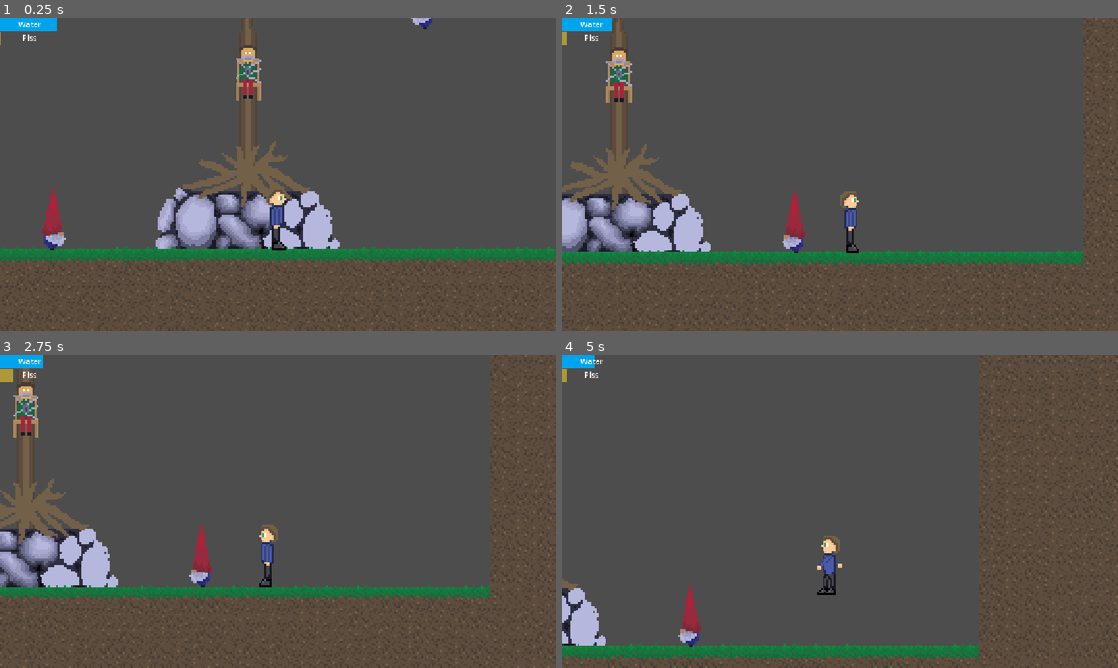
Above: before the commit, frames 1-4 (two rows, left to right).
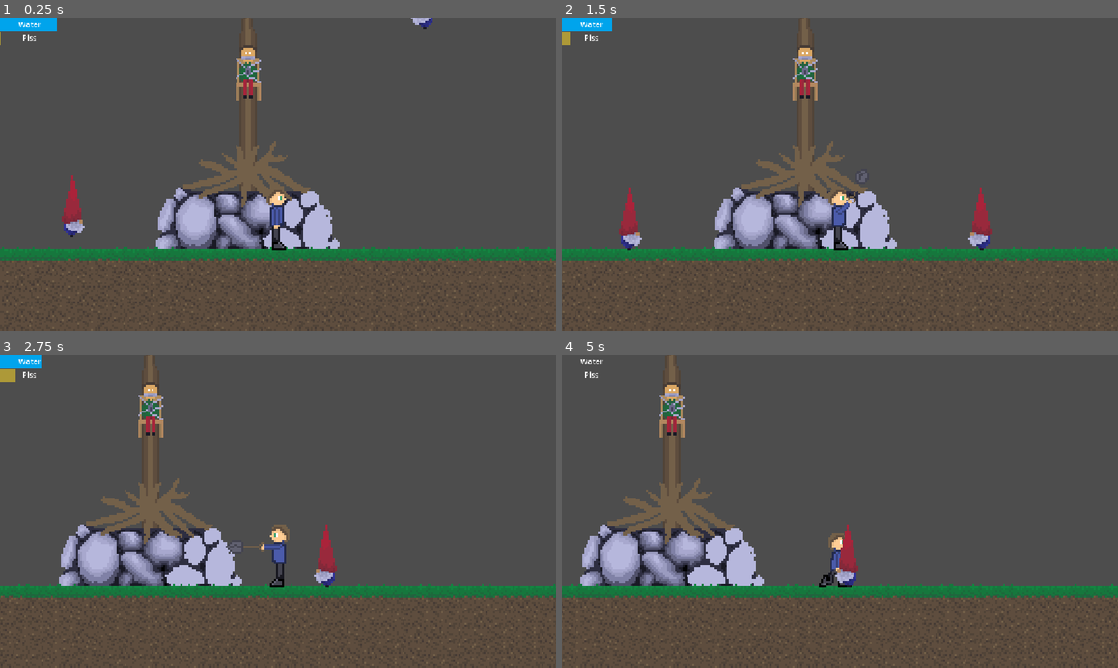
Above: after the commit, the same moments.

Repository: MyNameIs3rik/gnomes-piss-me-off
Game: Godot game, scene res://scenes/wolrd/wolrd.tscn
The game is run twice, just before and just after one commit, with the same random seed, the same clock (stepped at 60 frames per second) and the same inputs.
Inputs (mouse positions are in pixels of both pictures, inside the frame that each line leads up to):
- Up to frame 1 (0.25 s): no input
- Up to frame 2 (1.5 s): move the mouse to (962, 158) at 0.52 s; hold D (Right) from 0.53 s (still down); click (962, 158) at 0.6 s; tap W (Up) at 0.77 s; move the mouse to (728, 190) at 1.27 s; tap Q (Piss) at 1.35 s
- Up to frame 3 (2.75 s): tap W (Up) at 1.52 s; click (166, 527) at 1.55 s; move the mouse to (333, 442) at 2.02 s; release D (Right) at 2.03 s; hold A (Left) from 2.03 s (still down); click (333, 442) at 2.1 s
- Up to frame 4 (5 s): move the mouse to (812, 574) at 2.77 s; release A (Left) at 2.78 s; hold D (Right) 2.78-4.28 s; click (812, 574) at 2.85 s; tap W (Up) at 3.02, 3.77, 4.52 s; move the mouse to (1006, 558) at 3.52 s; hold Q (Piss) 3.53-4.28 s; click (1006, 558) at 3.8 s; move the mouse to (673, 464) at 4.27 s; hold A (Left) from 4.28 s (still down); click (673, 464) at 4.35 s

The runs differ from the first frame. In frame 1, 0.9% of the frame differs, in the area x 7-16%, y 50-75%; in frame 2, 17%; in frame 3, 14%; in frame 4, 18%, in the area x 0-100%, y 0-100%.

Commit message:
added attack death respawn dmg animations
lol

Diff:
--- a/project.godot
+++ b/project.godot
@@ -22,7 +22,7 @@
 
 [input]
 
-LeftClick={
+Attack={
 "deadzone": 0.2,
 "events": [Object(InputEventMouseButton,"resource_local_to_scene":false,"resource_name":"","device":-1,"window_id":0,"a …(258 unchanged characters)…
 ]
--- /dev/null
+++ b/scenes/enemies/dmg_zone.gd
@@ -0,0 +1 @@
+extends Area2D
--- /dev/null
+++ b/scenes/enemies/dmg_zone.tscn
@@ -0,0 +1,11 @@
+[gd_scene format=3 uid="uid://be2bjidr7wiaf"]
+
+[ext_resource type="Script" uid="uid://c2l1ifk1rfhsg" path="res://scripts/enemies/dmg_zone.gd" id="1_isvs3"]
+
+[node name="Dmg_zone" type="Area2D" unique_id=514750065]
+collision_mask = 2
+script = ExtResource("1_isvs3")
+
+[node name="Timer" type="Timer" parent="." unique_id=864628723]
+
+[connection signal="body_entered" from="." to="." method="_on_body_entered"]
--- a/scenes/player/player.tscn
+++ b/scenes/player/player.tscn
@@ -1,14 +1,48 @@
 [gd_scene format=3 uid="uid://dk4umbo2ls6hk"]
 
 [ext_resource type="Script" uid="uid://bapq5gnxch2uu" path="res://scripts/player/player.gd" id="1_dovo2"]
+[ext_resource type="Texture2D" uid="uid://bv65tb37yw8et" path="res://assets/player/attack_11.png" id="2_fm80t"]
 [ext_resource type="Texture2D" uid="uid://y7au354fq2ww" path="res://assets/player/Player1.png" id="2_lvxji"]
+[ext_resource type="Texture2D" uid="uid://dd53kfvp6v2q3" path="res://assets/player/death_1.png" id="2_qek5x"]
+[ext_resource type="Texture2D" uid="uid://boh3twgvlwxcq" path="res://assets/player/death_2.png" id="3_5gtgg"]
 [ext_resource type="Texture2D" uid="uid://iqqjysua8ggu" path="res://assets/player/player_idle1.png" id="3_75vfm"]
+[ext_resource type="Texture2D" uid="uid://cvcd6n5mnox1x" path="res://assets/player/attack_22.png" id="3_gx1jg"]
 [ext_resource type="Texture2D" uid="uid://dlucvs2q4bx8l" path="res://assets/player/Player_walkf.png" id="3_p47bc"]
 [ext_resource type="Texture2D" uid="uid://cwjl1yy13jnf0" path="res://assets/player/player_spray.png" id="4_0owmy"]
 [ext_resource type="Texture2D" uid="uid://cs7f0g2powsag" path="res://assets/player/Player_walk_left-right.png" id="4_75vfm"]
+[ext_resource type="Texture2D" uid="uid://cxo32ok5xhq2w" path="res://assets/player/resp_2.png" id="5_h17s1"]
+[ext_resource type="Texture2D" uid="uid://dw6cfj4q0nlog" path="res://assets/player/resp_1.png" id="7_5gtgg"]
 
 [sub_resource type="SpriteFrames" id="SpriteFrames_g4v7s"]
 animations = [{
+"frames": [{
+"duration": 1.0,
+"texture": ExtResource("2_fm80t")
+}, {
+"duration": 1.0,
+"texture": ExtResource("3_gx1jg")
+}],
+"loop": 1,
+"name": &"attack",
+"speed": 5.0
+}, {
+"frames": [{
+"duration": 1.0,
+"texture": ExtResource("2_qek5x")
+}, {
+"duration": 1.0,
+"texture": ExtResource("3_5gtgg")
+}, {
+"duration": 1.0,
+"texture": ExtResource("7_5gtgg")
+}, {
+"duration": 1.0,
+"texture": ExtResource("5_h17s1")
+}],
+"loop": 0,
+"name": &"death",
+"speed": 2.0
+}, {
 "frames": [{
 "duration": 1.0,
 "texture": ExtResource("2_lvxji")
@@ -54,14 +88,19 @@
 
 [node name="Player" type="CharacterBody2D" unique_id=1665968398]
 collision_layer = 2
+collision_mask = 3
 floor_snap_length = 2.0
 script = ExtResource("1_dovo2")
 
 [node name="animation" type="AnimatedSprite2D" parent="." unique_id=2012316314]
 sprite_frames = SubResource("SpriteFrames_g4v7s")
-animation = &"pee"
+animation = &"attack"
 autoplay = "idle"
 
 [node name="CollisionShape2D" type="CollisionShape2D" parent="." unique_id=1054483101]
 position = Vector2(-0.5, 1)
 shape = SubResource("RectangleShape2D_2auwi")
+
+[node name="Timer" type="Timer" parent="." unique_id=1787137524]
+
+[node name="attack_timer" type="Timer" parent="." unique_id=573923]
--- a/scenes/wolrd/wolrd.tscn
+++ b/scenes/wolrd/wolrd.tscn
@@ -8,6 +8,7 @@
 [ext_resource type="Texture2D" uid="uid://x2edlp1e8oal" path="res://assets/world/friend.png" id="3_bqo2r"]
 [ext_resource type="PackedScene" uid="uid://bxp5adu5vxsyj" path="res://scenes/enemies/gnome.tscn" id="3_tjstc"]
 [ext_resource type="Script" uid="uid://ld8h65kh2pj4" path="res://scripts/player/bars.gd" id="8_h4w6o"]
+[ext_resource type="PackedScene" uid="uid://be2bjidr7wiaf" path="res://scenes/enemies/dmg_zone.tscn" id="9_bqo2r"]
 
 [sub_resource type="TileSetAtlasSource" id="TileSetAtlasSource_dr87f"]
 texture = ExtResource("1_8x47l")
@@ -41,6 +42,9 @@
 physics_layer_0/collision_mask = 0
 sources/0 = SubResource("TileSetAtlasSource_dr87f")
 sources/1 = SubResource("TileSetAtlasSource_tjstc")
+
+[sub_resource type="RectangleShape2D" id="RectangleShape2D_g4v7s"]
+size = Vector2(8, 25)
 
 [sub_resource type="StyleBoxFlat" id="StyleBoxFlat_g4v7s"]
 draw_center = false
@@ -90,11 +94,31 @@
 position_smoothing_speed = 8.0
 
 [node name="Gnome" parent="." unique_id=1972237894 instance=ExtResource("3_tjstc")]
-position = Vector2(-101, 27)
+position = Vector2(-91, 17)
+
+[node name="Dmg_zone" parent="Gnome" unique_id=514750065 instance=ExtResource("9_bqo2r")]
+position = Vector2(193, -14)
+rotation = -3.1415925
+scale = Vector2(1, -1)
+collision_layer = 3
+
+[node name="CollisionShape2D" type="CollisionShape2D" parent="Gnome/Dmg_zone" unique_id=203740264]
+position = Vector2(193, 2.0000172)
+shape = SubResource("RectangleShape2D_g4v7s")
 
 [node name="Gnome2" parent="." unique_id=1202956978 instance=ExtResource("3_tjstc")]
 position = Vector2(92, -91)
 scale = Vector2(-1, 1)
+
+[node name="Dmg_zone" parent="Gnome2" unique_id=652960126 instance=ExtResource("9_bqo2r")]
+position = Vector2(180, 52)
+rotation = 3.1415927
+scale = Vector2(1, -1)
+collision_layer = 3
+
+[node name="CollisionShape2D" type="CollisionShape2D" parent="Gnome2/Dmg_zone" unique_id=851922578]
+position = Vector2(180, -65)
+shape = SubResource("RectangleShape2D_g4v7s")
 
 [node name="CanvasLayer" type="CanvasLayer" parent="." unique_id=1824439757]
 
@@ -125,6 +149,7 @@
 text = "Piss"
 
 [node name="Water" type="ProgressBar" parent="CanvasLayer/bars" unique_id=186479170]
+unique_name_in_owner = true
 layout_mode = 0
 offset_right = 120.0
 offset_bottom = 27.0
@@ -143,4 +168,3 @@
 text = "Water"
 
 [node name="Timer" type="Timer" parent="CanvasLayer/bars" unique_id=1609037686]
-unique_name_in_owner = true
--- /dev/null
+++ b/scripts/enemies/dmg_zone.gd
@@ -0,0 +1,11 @@
+extends Area2D
+
+@onready var timer: Timer = $Timer
+@onready var player: CharacterBody2D = %Player
+
+
+#tie na gnomoch mozu mat tie gnome hitboxy len sa mi s tym nechcelo zatial nic ak ich potom este pouzijes
+func _on_body_entered(body: Node2D) -> void:
+	if not player.is_respawning:
+		player.HP -= 100 #100 pre testing zmen potom
+		print('dmg')
--- a/scripts/player/bars.gd
+++ b/scripts/player/bars.gd
@@ -7,6 +7,7 @@
 
 @export var conversion_amount: float = 1.0
 @export var conversion_interval: float = 0.1
+
 
 
 
@@ -23,6 +24,8 @@
 		return
 	if water.value <= 0:
 		return
+	if player.HP <= 0:
+		return
 
 	var amount = min(conversion_amount, water.value)
 	amount = min(amount, piss.max_value - piss.value)
--- a/scripts/player/player.gd
+++ b/scripts/player/player.gd
@@ -1,26 +1,53 @@
 extends CharacterBody2D
-
+#stats
+var attack_rate = 1
+var respawn_rate = 2
+var DMG: int = 5
+var HP: int = 100
+#physics
 var MAX_SPEED: int = 120
 var ACCELERATION:int = 15
 var JUMP:int = 25
 var friction: int = 25
 var gravity: int = ProjectSettings.get_setting("physics/2d/default_gravity")
 
+#mechanics
 var is_pissing: bool = false
 var depleted: bool = false
+var is_respawning: bool = false
+var is_attacking: bool = false
 
+#imports
+@onready var attack_timer: Timer = $attack_timer
+@onready var timer: Timer = $Timer
 @onready var animation: AnimatedSprite2D = $animation
 @onready var piss: ProgressBar = %Piss
+@onready var water: ProgressBar = %Water
 @export var piss_amount: float = 1.0
 @export var min_to_resume: float = 7.0
 
 
+func _ready() -> void:
+	timer.one_shot = true
+	attack_timer.one_shot = true
 
-
-
-
+	timer.timeout.connect(_on_respawn_timer_timeout)
+	attack_timer.timeout.connect(_on_attack_timer_timeout)
 
 func _physics_process(delta):
+	if HP <= 0 and not is_respawning:
+		_start_death()
+
+	if is_respawning:
+		velocity.x = 0
+		move_and_slide()
+		return
+
+	if is_attacking:
+		velocity.x = 0
+		move_and_slide()
+		return
+
 	if not is_on_floor():
 		velocity.y += gravity * delta * 0.9
 		if velocity.y > 400:
@@ -31,6 +58,11 @@
 	var dir:int = int(Input.get_axis("Left","Right"))
 
 	is_pissing = Input.is_action_pressed('Piss')
+	if Input.is_action_just_pressed('Attack') and not is_attacking and not is_respawning:
+		_start_attack()
+		move_and_slide()
+		return
+
 
 
 
@@ -54,7 +86,7 @@
 	else:
 		velocity.x = move_toward(velocity.x, 0, friction)
 	#jump mozno neskor
-	if depleted and piss.value >= min_to_resume:
+	if depleted and piss.value >= min_to_resume and HP > 0:
 		depleted = false
 
 	if is_pissing and not depleted:
@@ -63,10 +95,36 @@
 		if piss.value <= piss.min_value:
 				depleted = true
 
-
 	elif dir == 0:
 		animation.play("idle")
 	elif dir == 1 or dir == -1:
 		animation.play("walk")
 
 	move_and_slide()
+func _start_death() -> void:
+	is_respawning = true
+	piss.value = 0
+	water.value = 0
+	depleted = true
+	velocity = Vector2.ZERO
+	animation.play("death")
+	timer.wait_time = respawn_rate
+	timer.start()
+	print('hell naw')
+
+func _start_attack() -> void:
+	is_attacking = true
+	velocity = Vector2.ZERO
+	animation.play('attack')
+	attack_timer.wait_time = attack_rate
+	attack_timer.start()
+
+
+func _on_attack_timer_timeout() -> void:
+	is_attacking = false
+
+
+func _on_respawn_timer_timeout() -> void:
+	print('resp')
+	HP = 100
+	is_respawning = false
Binary file added: assets/player/attack2.png
Not shown, added: assets/player/attack2.png.import
Binary file added: assets/player/attack_1.png
Not shown, added: assets/player/attack_1.png.import
Binary file added: assets/player/attack_11.png
Not shown, added: assets/player/attack_11.png.import
Binary file added: assets/player/attack_22.png
Not shown, added: assets/player/attack_22.png.import
Binary file added: assets/player/death_1.png
Not shown, added: assets/player/death_1.png.import
Binary file added: assets/player/death_2.png
Not shown, added: assets/player/death_2.png.import
(and 7 more such lines)
